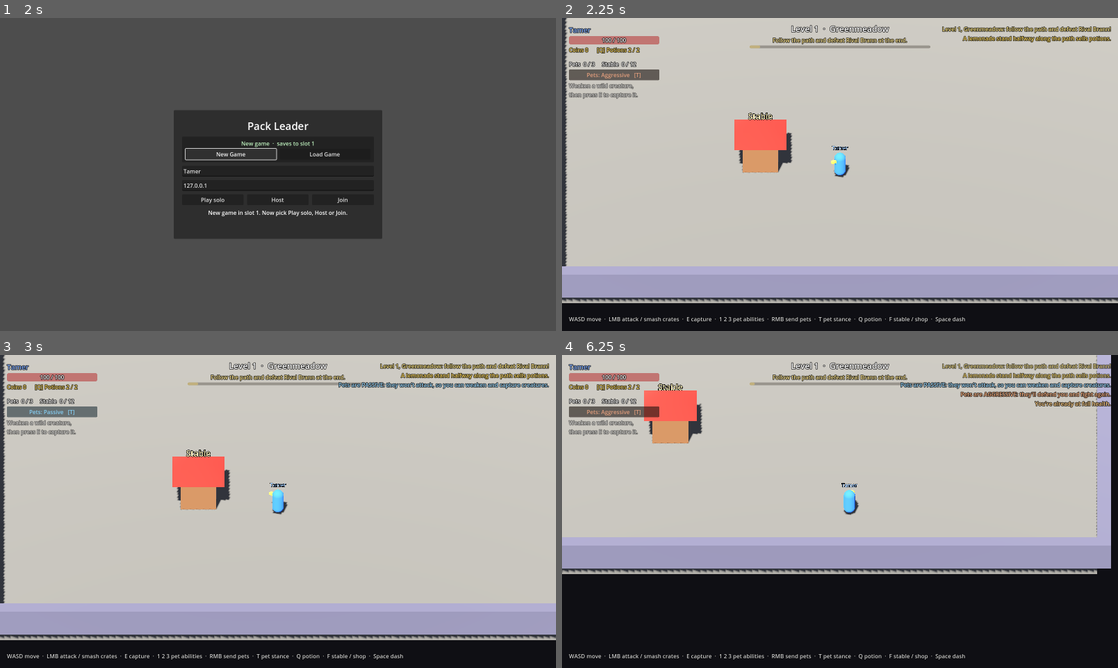
Above: before the commit, frames 1-4 (two rows, left to right).
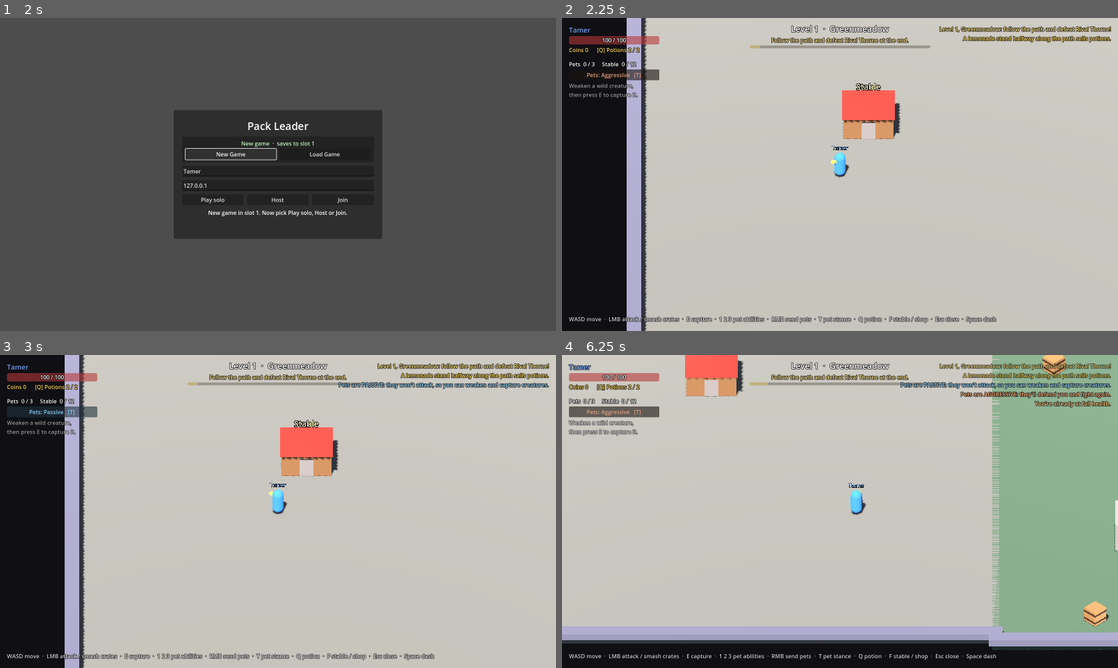
Above: after the commit, the same moments.

Repository: stealer999-design/Pack-Leader
Game: Godot game, scene res://scenes/main.tscn
The game is run twice, just before and just after one commit, with the same random seed, the same clock (stepped at 60 frames per second) and the same inputs.
Inputs (mouse positions are in pixels of both pictures, inside the frame that each line leads up to):
- Up to frame 1 (2 s): click "New Game" at 0.5 s; click "New Game" at 1.25 s
- Up to frame 2 (2.25 s): click "Play solo" at 2 s
- Up to frame 3 (3 s): click "Pets: Aggressive [T]" at 2.75 s
- Up to frame 4 (6.25 s): click "Pets: Passive [T]" at 3.5 s; tap E (capture) at 4.25, 4.55, 5, 5.1, 5.75 s; move the mouse to (962, 495) at 4.27 s; press the mouse at (962, 495) at 4.28 s; hold D (move_right) 4.28-5.03 s; move the mouse to (728, 527) at 5.02 s; release the mouse at (728, 527) at 5.03 s; hold S (move_down) 5.03-5.78 s; tap Space (dash) at 5.3, 5.85 s; move the mouse to (895, 442) at 5.77 s; hold D (move_right) from 5.78 s (still down); tap Q (potion) at 6.05 s

Frame 1 is identical in both runs. In frame 2, 30% of the frame differs, in the area x 0-100%, y 0-100%; in frame 3, 30%; in frame 4, 48%, in the area x 0-100%, y 0-98%.

Commit message:
Faster tamer, levels run left to right, Esc closes menus
- The tamer moves 75% faster (6 -> 10.5); pets that fall behind now run
  to catch up at least as fast as their owner.
- Levels run left to right across the screen. The walls on the camera's
  side of the path are drawn knee-high (they still block at full height)
  so they never hide the players, and the lemonade stand always stands
  on the far wall, facing the camera.
- Esc closes the stable, the shop, the release and delete confirmations
  (one at a time) and the Load Game list on the title screen.

Co-Authored-By: Claude Opus 5.5 <noreply@anthropic.com>
Claude-Session: https://claude.ai/code/session_01SHXn7uzAhXhqkDiK48VPSa

Diff:
--- a/scenes/hud.tscn
+++ b/scenes/hud.tscn
@@ -153,7 +153,7 @@
 offset_bottom = -20.0
 grow_vertical = 0
 modulate = Color(1, 1, 1, 0.8)
-text = "WASD move  ·  LMB attack / smash crates  ·  E capture  ·  1 2 3 pet abilities  ·  RMB send pets  ·  T pet stance  ·  Q potion  ·  F stable / shop  ·  Space dash"
+text = "WASD move  ·  LMB attack / smash crates  ·  E capture  ·  1 2 3 pet abilities  ·  RMB send pets  ·  T pet stance  ·  Q potion  ·  F stable / shop  ·  Esc close  ·  Space dash"
 
 [node name="DownedLabel" type="Label" parent="."]
 unique_name_in_owner = true
@@ -282,7 +282,7 @@
 layout_mode = 2
 size_flags_horizontal = 3
 modulate = Color(1, 1, 1, 0.7)
-text = "Drag pets between the hay beds and your party. Drop one on another to swap them. Pets in the stable are fully healed.  [F] close"
+text = "Drag pets between the hay beds and your party. Drop one on another to swap them. Pets in the stable are fully healed.  [F / Esc] close"
 autowrap_mode = 3
 
 [node name="ReleaseDialog" type="ConfirmationDialog" parent="."]
@@ -351,5 +351,5 @@
 [node name="Hint" type="Label" parent="ShopPanel/Margin/VBox"]
 layout_mode = 2
 modulate = Color(1, 1, 1, 0.6)
-text = "[F] close"
-horizontal_alignment = 1
+text = "[F / Esc] close"
+horizontal_alignment = 1
--- a/scripts/creature.gd
+++ b/scripts/creature.gd
@@ -410,7 +410,7 @@
 	if master_player is Player and master_player.pets_passive:
 		target = null
 		focus = null
-		return _steer_to(master_player.global_position + _follow_offset(), species.move_speed * 1.3)
+		return _steer_to(master_player.global_position + _follow_offset(), _follow_speed(master_player))
 
 	if focus and not _is_valid_target(focus):
 		focus = null
@@ -422,9 +422,16 @@
 	if target:
 		return _chase_and_attack(target)
 
-	var follow_point := master_player.global_position + _follow_offset()
-	var speed := species.move_speed * (1.6 if _flat_distance(follow_point) > 6.0 else 1.0)
-	return _steer_to(follow_point, speed)
+	return _steer_to(master_player.global_position + _follow_offset(), _follow_speed(master_player))
+
+
+## Pets amble near their owner but run to catch up when left behind, at least
+## as fast as the owner moves, so they keep up with a running tamer.
+func _follow_speed(master_player: Node3D) -> float:
+	if _flat_distance(master_player.global_position + _follow_offset()) <= 3.0:
+		return species.move_speed
+	var owner_speed: float = master_player.get("move_speed") if master_player.get("move_speed") != null else 0.0
+	return maxf(species.move_speed * 1.6, owner_speed * 1.1)
 
 
 ## The rival's pet stays by the rival until the fight starts, then attacks the
--- a/scripts/hud.gd
+++ b/scripts/hud.gd
@@ -7,6 +7,7 @@
 
 var _player: Player
 var _party_refresh := 0.0
+var _dialog_closed_frame := -1
 var _stable_party_signature := ""
 var _party_slots: Array[PetSlot] = []
 var _bed_slots: Array[PetSlot] = []
@@ -96,6 +97,20 @@
 
 
 # --- Windows ---------------------------------------------------------------------------
+
+## Escape closes the stable or shop, but a press that closes the release dialog
+## on top of the stable shouldn't close the stable as well.
+func _input(event: InputEvent) -> void:
+	if event.is_action_pressed("ui_cancel") and release_dialog.visible:
+		_dialog_closed_frame = Engine.get_process_frames()
+
+
+func _unhandled_input(event: InputEvent) -> void:
+	if event.is_action_pressed("ui_cancel") and is_window_open() \
+			and Engine.get_process_frames() != _dialog_closed_frame:
+		close_windows()
+		get_viewport().set_input_as_handled()
+
 
 func is_window_open() -> bool:
 	return stable_panel.visible or shop_panel.visible
--- a/scripts/level_generator.gd
+++ b/scripts/level_generator.gd
@@ -25,7 +25,7 @@
 ##   rocks: [{ pos: Vector3, size: Vector3 }]
 ##   creature_spots: [{ pos: Vector3, depth: float }]   depth = 0..1 along the path
 ##   crate_spots: [{ pos: Vector3, gold: bool }]
-##   shop_point: Vector3, shop_side: float (-1 = left wall, 1 = right wall)
+##   shop_point: Vector3, shop_side: float (-1 = the far wall, as seen by the camera)
 ##   start_point, stable_point, rival_point, exit_point: Vector3
 ##   total_length: float, rival_name: String, rival_species: int, floor_tint: Color,
 ##   biome: int (index into BiomeDB.BIOMES)
@@ -60,7 +60,9 @@
 	# The lemonade stand: against a wall of the middle path segment, with a
 	# clear, safe area around it.
 	var shop_seg: Dictionary = segments[1 + path_count / 2]
-	var shop_side := -1.0 if rng.randf() < 0.5 else 1.0
+	# Always on the far wall (local -x), so the stand faces the camera; the near
+	# wall is drawn low and the stand would be seen from behind there.
+	var shop_side := -1.0
 	var shop_point := Vector3(shop_seg.center_x + shop_side * (shop_seg.width * 0.5 - 3.0), 0.0,
 			(shop_seg.z_start + shop_seg.z_end) * 0.5)
 	var away_from_shop := func(item: Dictionary) -> bool:
--- a/scripts/main.gd
+++ b/scripts/main.gd
@@ -26,12 +26,14 @@
 @onready var level: Node = $Level
 
 var _slot_to_delete := -1
+var _dialog_closed_frame := -1
 
 
 func _ready() -> void:
 	%NewGameButton.pressed.connect(new_game)
 	%LoadGameButton.pressed.connect(open_load_panel)
 	%BackButton.pressed.connect(close_load_panel)
+	delete_dialog.canceled.connect(func() -> void: _dialog_closed_frame = Engine.get_process_frames())
 	delete_dialog.confirmed.connect(func() -> void:
 		SaveGame.delete_slot(_slot_to_delete)
 		if _slot_to_delete == SaveGame.slot:
@@ -68,6 +70,14 @@
 		join_game.call_deferred()
 	elif args.has("solo"):
 		play_solo.call_deferred()
+
+
+func _unhandled_input(event: InputEvent) -> void:
+	# A press that just closed the delete dialog shouldn't close the panel behind it too.
+	if event.is_action_pressed("ui_cancel") and load_panel.visible \
+			and Engine.get_process_frames() != _dialog_closed_frame:
+		close_load_panel()
+		get_viewport().set_input_as_handled()
 
 
 # --- Saves ------------------------------------------------------------------------------
--- a/scripts/player.gd
+++ b/scripts/player.gd
@@ -13,8 +13,8 @@
 const MAX_POTIONS := 2
 
 @export_group("Movement")
-@export var move_speed := 6.0
-@export var acceleration := 50.0
+@export var move_speed := 10.5
+@export var acceleration := 80.0
 @export var dash_speed := 20.0
 @export var dash_duration := 0.15
 @export var dash_cooldown := 0.8
--- a/scripts/world.gd
+++ b/scripts/world.gd
@@ -13,7 +13,8 @@
 ## owner_id used for the rival's pet.
 const RIVAL_ID := -1
 ## Direction the path runs in. 45° makes it run straight up the screen.
-const PATH_YAW := PI / 4.0
+const PATH_YAW := -PI / 4.0  ## The level runs left to right across the screen.
+const LOW_WALL_HEIGHT := 0.5
 
 @export var player_scene: PackedScene
 @export var creature_scene: PackedScene
@@ -537,7 +538,7 @@
 		_add_box(Vector3(seg.center_x, -0.5, mid_z), Vector3(seg.width, 1.0, length + 0.5), mat)
 		for side in [-1.0, 1.0]:
 			_add_box(Vector3(seg.center_x + side * (seg.width * 0.5 + 0.5), 1.0, mid_z),
-					Vector3(1.0, 2.0, length), wall_mat)
+					Vector3(1.0, 2.0, length), wall_mat, side > 0.0)
 		if i > 0:
 			_add_join_walls(segments[i - 1], seg, wall_mat)
 	var first: Dictionary = segments[0]
@@ -658,10 +659,13 @@
 		var lo := minf(a, b) - (1.0 if side < 0.0 else 0.0)
 		var hi := maxf(a, b) + (1.0 if side > 0.0 else 0.0)
 		if hi - lo > 0.05:
-			_add_box(Vector3((lo + hi) * 0.5, 1.0, z), Vector3(hi - lo, 2.0, 1.0), mat)
-
-
-func _add_box(local_pos: Vector3, size: Vector3, mat: Material) -> StaticBody3D:
+			_add_box(Vector3((lo + hi) * 0.5, 1.0, z), Vector3(hi - lo, 2.0, 1.0), mat, side > 0.0)
+
+
+## A solid box in level space. A `low` box (the walls on the camera's side of the
+## path, local +x) is drawn only knee-high so it never hides the players behind
+## it, but still blocks movement at full height.
+func _add_box(local_pos: Vector3, size: Vector3, mat: Material, low := false) -> StaticBody3D:
 	var body := StaticBody3D.new()
 	var shape := CollisionShape3D.new()
 	var box_shape := BoxShape3D.new()
@@ -673,6 +677,9 @@
 	box_mesh.size = size
 	box_mesh.material = mat
 	mesh.mesh = box_mesh
+	if low:
+		box_mesh.size.y = LOW_WALL_HEIGHT
+		mesh.position.y = (LOW_WALL_HEIGHT - size.y) * 0.5
 	body.add_child(mesh)
 	body.position = local_pos
 	level_root.add_child(body)
